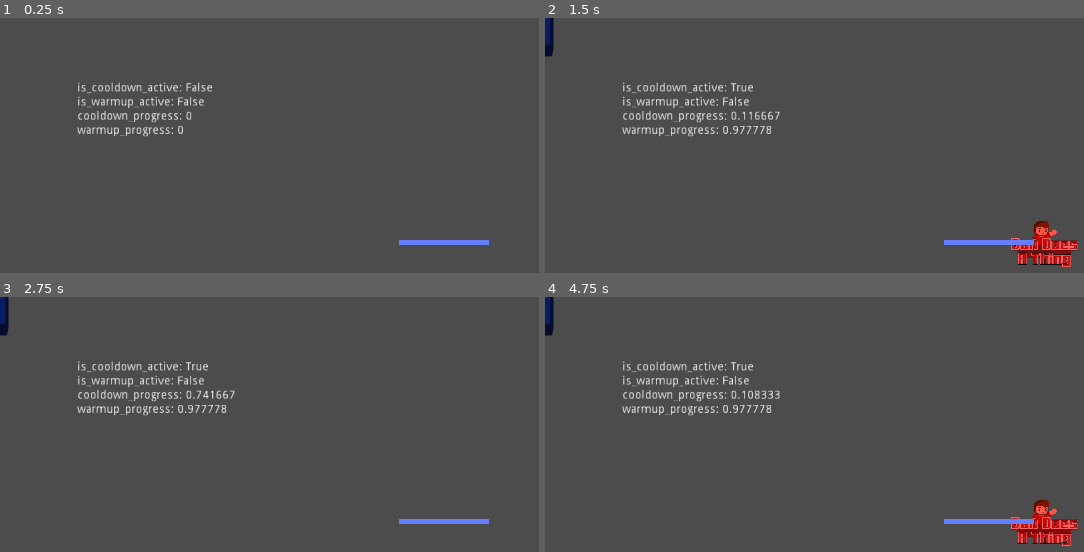
Above: before the commit, frames 1-4 (two rows, left to right).
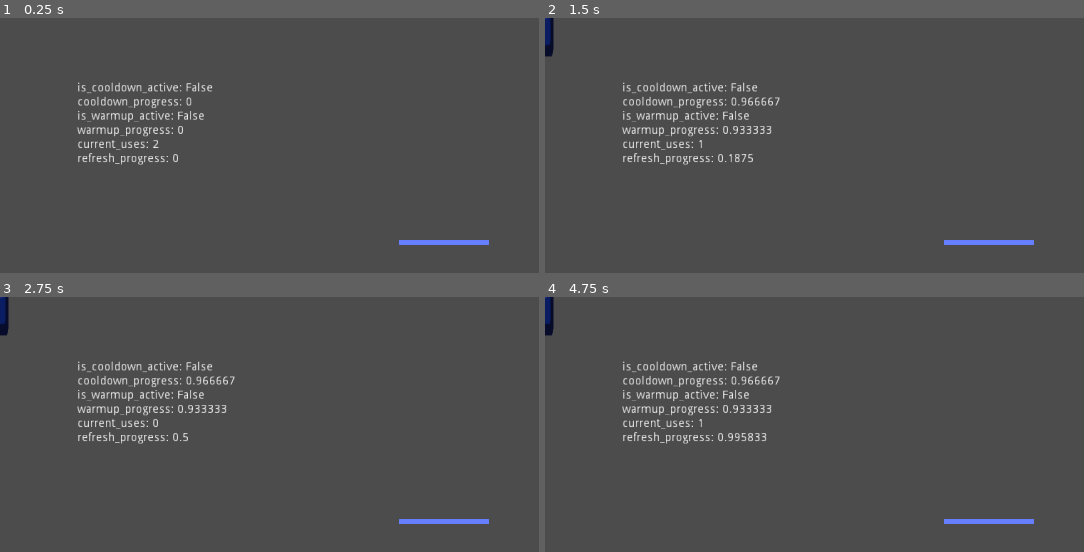
Above: after the commit, the same moments.

Repository: Boyquotes/ddat-gpf.entities
Game: Godot game, scene res://_testenv/tests_entity_ability/unit_ability_controller/test_entab_ability_ext.tscn
Two runs of this game, one before a commit and one after it. Both use one fixed random seed, a clock stepped at 60 frames per second and the inputs below. This scene is started directly instead of the project's main scene. The engine's default icon, where the game draws it, is replaced by a stand-in: a white triangle on a blue panel in a dark square.
Inputs (mouse positions are in pixels of both pictures, inside the frame that each line leads up to):
- Up to frame 1 (0.25 s): no input
- Up to frame 2 (1.5 s): tap Enter (ui_accept) at 0.5, 0.77 s; move the mouse to (outside the picture) at 0.52 s; hold Right (ui_right) 0.53-1.28 s; move the mouse to (782, 265) at 1.27 s; hold Down (ui_down) from 1.28 s (still down)
- Up to frame 3 (2.75 s): tap Enter (ui_accept) at 1.52 s; move the mouse to (479, 421) at 2.02 s; release Down (ui_down) at 2.03 s; hold Right (ui_right) from 2.03 s (still down)
- Up to frame 4 (4.75 s): move the mouse to (outside the picture) at 2.77 s; release Right (ui_right) at 2.78 s; hold Up (ui_up) 2.78-3.53 s; tap Enter (ui_accept) at 3.02, 3.77, 4.52 s; move the mouse to (outside the picture) at 3.52 s; hold Left (ui_left) from 3.53 s (still down); move the mouse to (706, 455) at 4.27 s

The runs differ from the first frame. In frame 1, 1.3% of the frame differs, in the area x 14-38%, y 30-58%; in frame 2, 2.9%; in frame 3, 1.7%; in frame 4, 3.0%, in the area x 14-99%, y 25-98%.
Error in both runs: Invalid get index '1' (on base: 'Array'). (res://src/ddat-gpf/autoload/global_debug.gd:239)

Commit message:
testenv for usages and basic refresh
successful tests

Diff:
--- a/_testenv/tests_entity_ability/unit_ability_controller/test_entab_ability_ext.gd
+++ b/_testenv/tests_entity_ability/unit_ability_controller/test_entab_ability_ext.gd
@@ -5,9 +5,11 @@
 
 var debug_value_tracker = {
 	"is_cooldown_active": false,
+	"cooldown_progress": 0.0,
 	"is_warmup_active": false,
-	"cooldown_progress": 0.0,
 	"warmup_progress": 0.0,
+	"current_uses": 0,
+	"refresh_progress": 0.0,
 }
 
 
@@ -22,7 +24,8 @@
 	var debug_string = ""
 	for key in debug_value_tracker:
 		debug_string += (str(key)+": "+str(debug_value_tracker[key])+"\n")
-	debug_label.text = debug_string
+	if debug_label != null:
+		debug_label.text = debug_string
 
 func _on_AbilityController_activate_ability():
 	print("test activate")
@@ -56,3 +59,31 @@
 func _on_AbilityController_ability_warmup_started():
 	debug_value_tracker["is_warmup_active"] = true
 	update_debug_label()
+
+
+
+
+func _on_AbilityController_ability_refresh_active(refresh_progress):
+	debug_value_tracker["refresh_progress"] = refresh_progress
+#	debug_value_tracker["is_refresh_active"] = true
+	update_debug_label()
+
+
+func _on_AbilityController_ability_usage_refreshed(uses_remaining, uses_refreshed):
+	debug_value_tracker["current_uses"] = uses_remaining
+	print("restored {x} uses!".format({"x": uses_refreshed}))
+	update_debug_label()
+
+
+func _on_AbilityController_ability_usage_spent(uses_remaining, uses_spent):
+	debug_value_tracker["current_uses"] = uses_remaining
+	print("spent {x} uses!".format({"x": uses_spent}))
+	update_debug_label()
+
+
+func _on_AbilityController_ability_usages_depleted():
+	print("usages depleted!")
+
+
+func _on_AbilityController_ability_usages_full():
+	print("usages full!")
--- a/_testenv/tests_entity_ability/unit_ability_controller/test_entab_ability_ext.tscn
+++ b/_testenv/tests_entity_ability/unit_ability_controller/test_entab_ability_ext.tscn
@@ -24,8 +24,11 @@
 script = ExtResource( 5 )
 use_ability_action = "ui_accept"
 target_clear_action = "ui_cancel"
-ability_warmup = 0.75
-ability_cooldown = 2.0
+min_hold_duration = 2.0
+forced_activation_interval = 1.0
+infinite_usages = false
+max_usages = 2
+refresh_usages_time = 4.0
 
 [node name="EntityAbilityTargeter" type="Area2D" parent="CenterOfScreen/AbilityController"]
 position = Vector2( -960, -540 )
@@ -78,6 +81,11 @@
 [connection signal="ability_cooldown_active" from="CenterOfScreen/AbilityController" to="." method="_on_AbilityController_ability_cooldown_active"]
 [connection signal="ability_cooldown_finished" from="CenterOfScreen/AbilityController" to="." method="_on_AbilityController_ability_cooldown_finished"]
 [connection signal="ability_cooldown_started" from="CenterOfScreen/AbilityController" to="." method="_on_AbilityController_ability_cooldown_started"]
+[connection signal="ability_refresh_active" from="CenterOfScreen/AbilityController" to="." method="_on_AbilityController_ability_refresh_active"]
+[connection signal="ability_usage_refreshed" from="CenterOfScreen/AbilityController" to="." method="_on_AbilityController_ability_usage_refreshed"]
+[connection signal="ability_usage_spent" from="CenterOfScreen/AbilityController" to="." method="_on_AbilityController_ability_usage_spent"]
+[connection signal="ability_usages_depleted" from="CenterOfScreen/AbilityController" to="." method="_on_AbilityController_ability_usages_depleted"]
+[connection signal="ability_usages_full" from="CenterOfScreen/AbilityController" to="." method="_on_AbilityController_ability_usages_full"]
 [connection signal="ability_warmup_active" from="CenterOfScreen/AbilityController" to="." method="_on_AbilityController_ability_warmup_active"]
 [connection signal="ability_warmup_finished" from="CenterOfScreen/AbilityController" to="." method="_on_AbilityController_ability_warmup_finished"]
 [connection signal="ability_warmup_started" from="CenterOfScreen/AbilityController" to="." method="_on_AbilityController_ability_warmup_started"]
